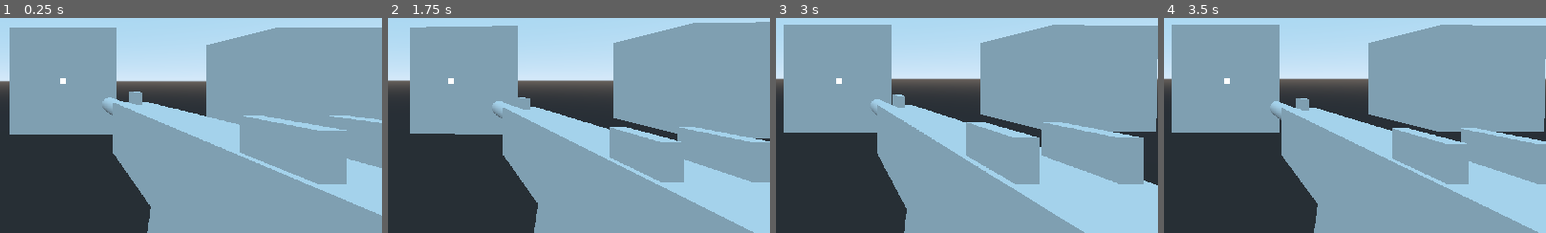
Above: before the commit, frames 1-4 (left to right).
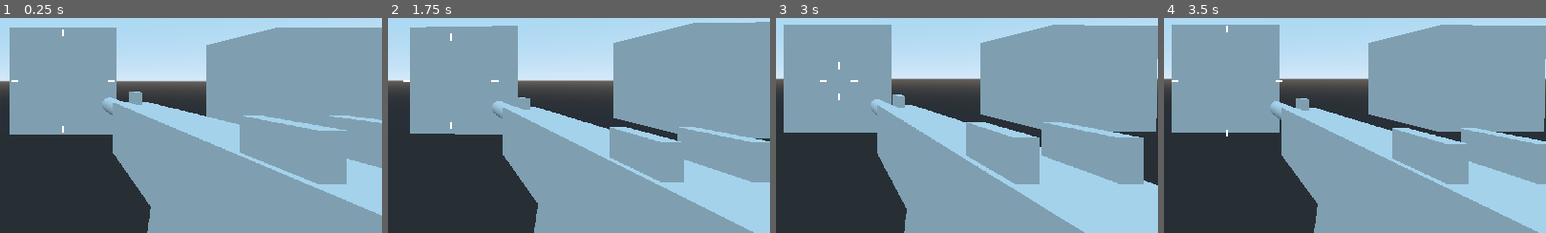
Above: after the commit, the same moments.

Repository: ringating/fps-test
Game: Godot game, scene res://scenes/3d_test_scene.tscn
Same seed, same stepped clock (60 frames per second), same inputs: the game is played once before the commit and once after it.
Inputs (mouse positions are % of the whole screen's width and height, from its top left):
- Up to frame 1 (0.25 s): no input
- Up to frame 2 (1.75 s): move the mouse to (55, 50) at 0.52 s; hold Right mouse button (ADS) 0.53-1.28 s; move the mouse to (45, 50) at 1.27 s; click (45, 50) at 1.35 s
- Up to frame 3 (3 s): move the mouse to (52, 48) at 2.02 s; hold Right mouse button (ADS) 2.03-2.78 s; move the mouse to (49, 52) at 2.77 s; click (49, 52) at 2.85 s
- Up to frame 4 (3.5 s): no input
The pictures show only the part of the screen within x 42-92%, y 35-85%; the shares and areas given below are measured in that part.

The runs differ from the first frame. In frame 1, 0.1% of the frame differs, in the area x 3-30%, y 5-54%; in frame 2, 0.1%, in the area x 4-29%, y 7-52%; in frame 3, 0.1%; in frame 4, 0.1%.

Commit message:
implemented crosshair functionality

Diff:
--- a/scenes/3d_test_scene.tscn
+++ b/scenes/3d_test_scene.tscn
@@ -111,29 +111,25 @@
 position = Vector2( 640, 360 )
 script = ExtResource( 10 )
 
+[node name="crosshair_center" type="ColorRect" parent="2D_UI_container/crosshair"]
+margin_right = 40.0
+margin_bottom = 40.0
+
 [node name="crosshair_N" type="ColorRect" parent="2D_UI_container/crosshair"]
-margin_left = -5.0
-margin_top = -5.0
-margin_right = 5.0
-margin_bottom = 5.0
+margin_right = 40.0
+margin_bottom = 40.0
 
 [node name="crosshair_S" type="ColorRect" parent="2D_UI_container/crosshair"]
-margin_left = -5.0
-margin_top = -5.0
-margin_right = 5.0
-margin_bottom = 5.0
+margin_right = 40.0
+margin_bottom = 40.0
 
 [node name="crosshair_E" type="ColorRect" parent="2D_UI_container/crosshair"]
-margin_left = -5.0
-margin_top = -5.0
-margin_right = 5.0
-margin_bottom = 5.0
+margin_right = 40.0
+margin_bottom = 40.0
 
 [node name="crosshair_W" type="ColorRect" parent="2D_UI_container/crosshair"]
-margin_left = -5.0
-margin_top = -5.0
-margin_right = 5.0
-margin_bottom = 5.0
+margin_right = 40.0
+margin_bottom = 40.0
 
 [node name="terrain" type="Spatial" parent="."]
 editor/display_folded = true
--- a/scripts/crosshair.gd
+++ b/scripts/crosshair.gd
@@ -1,25 +1,59 @@
 extends Node2D
 
-var nCrosshair : ColorRect
-var sCrosshair : ColorRect
-var eCrosshair : ColorRect
-var wCrosshair : ColorRect
+var chLength : int = 12
+var chWidth : int = 4
+var chDrawCenter : bool = false
+
+var chCenter : ColorRect
+var chNorth : ColorRect
+var chSouth : ColorRect
+var chEast : ColorRect
+var chWest : ColorRect
 
 var crosshairAnchor : Spatial
 var mainCamera : Camera
 
+var timer : float = 0 # just to demo functionality
+
 
 # Called when the node enters the scene tree for the first time.
 func _ready():
-	nCrosshair = get_node("./crosshair_N")
-	sCrosshair = get_node("./crosshair_S")
-	eCrosshair = get_node("./crosshair_E")
-	wCrosshair = get_node("./crosshair_W")
+
+	chCenter = get_node("./crosshair_center")
+	chNorth = get_node("./crosshair_N")
+	chSouth = get_node("./crosshair_S")
+	chEast = get_node("./crosshair_E")
+	chWest = get_node("./crosshair_W")
 
 	crosshairAnchor = get_node("/root/root_spatial/mouse_look/crosshair_anchor")
 	mainCamera = get_node("/root/root_spatial").mainCamera
+
+	chNorth.rect_size = Vector2(chWidth, chLength)
+	chSouth.rect_size = Vector2(chWidth, chLength)
+
+	chEast.rect_size = Vector2(chLength, chWidth)
+	chWest.rect_size = Vector2(chLength, chWidth)
+
+	chCenter.rect_size = Vector2(chWidth, chWidth)
+	chCenter.visible = chDrawCenter
+
+	setControlPosCentered(chCenter, Vector2.ZERO)
+	setCrosshairRadius(0)
 
 
 # Called every frame. 'delta' is the elapsed time since the previous frame.
 func _process(delta):
 	position = mainCamera.unproject_position(crosshairAnchor.global_transform.origin)
+
+	# just to demo functionality
+	timer += delta
+	setCrosshairRadius(40 * (sin(timer * 4) + 1))
+
+func setCrosshairRadius(radius : int):
+	setControlPosCentered(chNorth, Vector2(0, -chWidth/2 - radius - chLength/2))
+	setControlPosCentered(chSouth, Vector2(0,  chWidth/2 + radius + chLength/2))
+	setControlPosCentered(chEast, Vector2( chWidth/2 + radius + chLength/2, 0))
+	setControlPosCentered(chWest, Vector2(-chWidth/2 - radius - chLength/2, 0))
+
+func setControlPosCentered(c : Control, pos : Vector2):
+	c.rect_position = Vector2(pos.x - c.rect_size.x/2, pos.y - c.rect_size.y/2)
